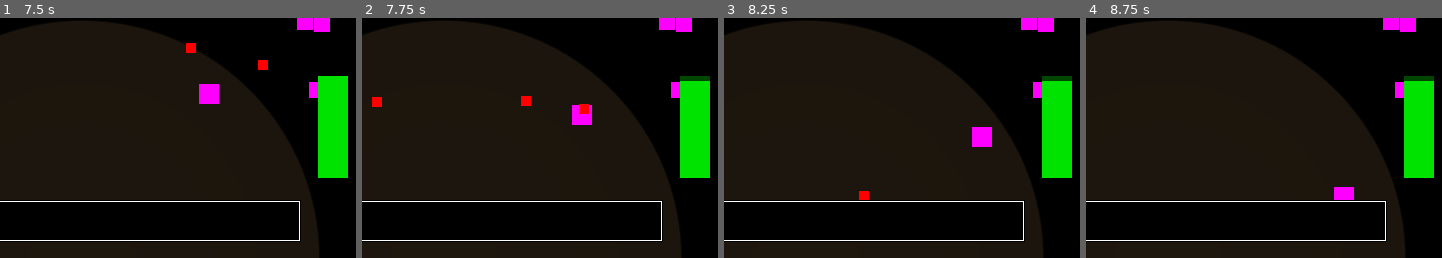
Above: before the commit, frames 1-4 (left to right).
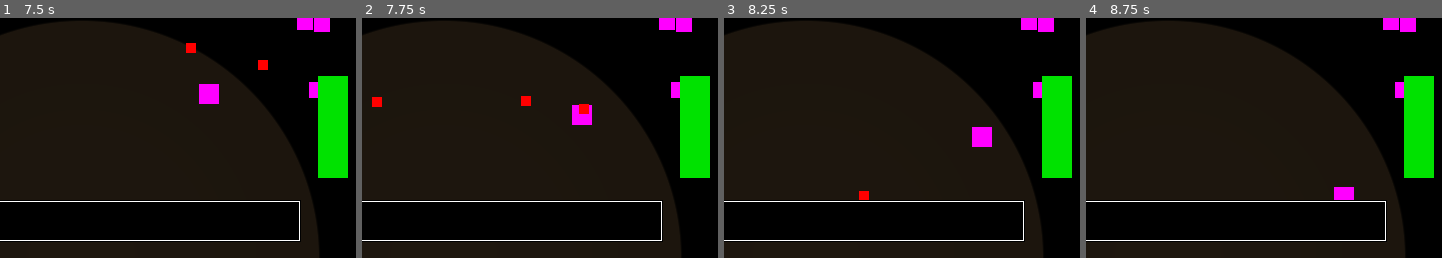
Above: after the commit, the same moments.

Repository: InRe-Dan/MiniJameGam34
Game: Godot game, scene res://Main/main.tscn
Two runs of this game, one before a commit and one after it. Both use one fixed random seed, a clock stepped at 60 frames per second and the inputs below.
Inputs:
- Up to frame 1 (7.5 s): tap Enter at 0.5 s; hold W (move_up) 0.53-2.03 s; hold A (move_left) 2.03-3.53 s; hold S (move_down) 3.53-4.28 s; hold D (move_right) 4.28-5.03 s; hold W (move_up) 5.03-5.78 s; hold D (move_right) from 5.78 s (still down)
- Up to frame 2 (7.75 s): keep holding D (move_right)
- Up to frame 3 (8.25 s): release D (move_right) at 8.03 s; hold S (move_down) from 8.03 s (still down)
- Up to frame 4 (8.75 s): keep holding S (move_down)
The pictures show only the part of the screen within x 38-88%, y 50-100%; the shares and areas given below are measured in that part.

Frame 1 is identical in both runs. In frame 2, 0.2% of the frame differs, in the area x 89-98%, y 24-27%; in frame 3, 0.2%; in frame 4, 0.2%.

Commit message:
Fixed export bug

Diff:
--- a/Main/main.gd
+++ b/Main/main.gd
@@ -19,4 +19,4 @@
 func _on_joke_system_joke_success() -> void:
 	satisfaction -= 0.1
 func _on_player_got_hit() -> void:
-	satisfaction -= 0.05
+	satisfaction += 0.05
--- a/project.godot
+++ b/project.godot
@@ -30,6 +30,10 @@
 [dotnet]
 
 project/assembly_name="Mini Jame Gam #34"
+
+[editor]
+
+export/convert_text_resources_to_binary=false
 
 [file_customization]
 
Not shown, changed: export_presets.cfg
